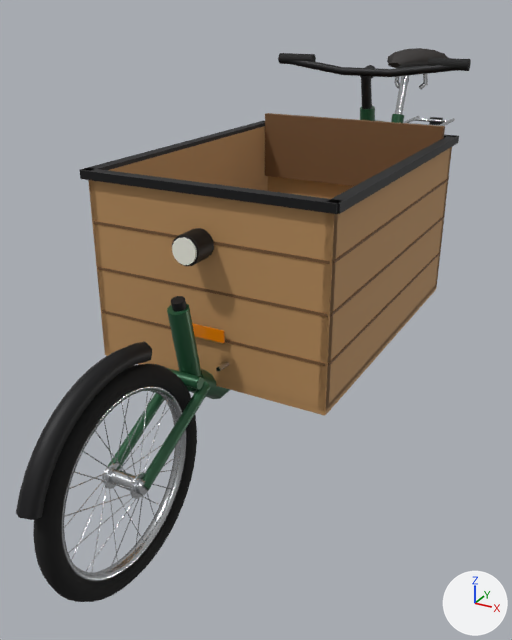
One commit to the glTF model data/models/bikes/longjohn/longjohn.glb: the scene before it, then after it.
Rendered twice from a camera (50 mm lens) standing at (0.83, -1.92, 1.15) and looking at (-0.15, -0.15, 0.27). Lighting does not change. The marker at lower right points along +X, +Y and +Z. The older version comes first. Where no turn or scale is listed for an object, it has been applied to the vertices. Vertices at exactly the same position are counted once.

Objects in the first picture: 'bar', 'fork', 'frame', 'light_front', 'wheel_front' and 1 more.
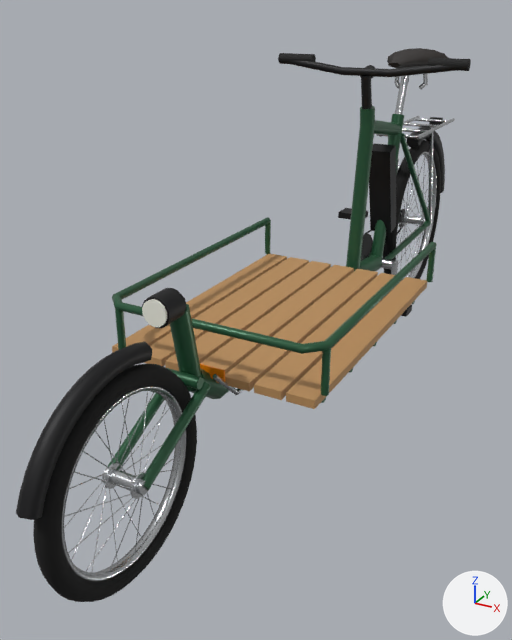
Location of each change, [x1, y1, x2, y2] in pixels of the pictures (512 x 640 px; the box of a moved part takes in the faces that stretch with it):
'frame', reshaped (9% narrower)
    before: [80, 48, 459, 416]
    after: [112, 48, 455, 409]
'light_front', moved
    before: [172, 228, 214, 266]
    after: [142, 288, 186, 328]
part 1 of me_frame, added
    after: [265, 221, 271, 254]
part 2 of me_frame, added
    after: [115, 308, 126, 350]
part 3 of me_frame, added
    after: [321, 348, 331, 396]
part 4 of me_frame, added
    after: [426, 247, 436, 282]
part 5 of me_frame, added
    after: [112, 254, 287, 353]
part 6 of me_frame, added
    after: [144, 257, 309, 366]
part 7 of me_frame, added (orange)
    after: [165, 261, 331, 371]
part 8 of me_frame, added (orange)
    after: [200, 265, 354, 383]
part 9 of me_frame, added (orange)
    after: [225, 269, 378, 391]
part 10 of me_frame, added (orange)
    after: [254, 273, 402, 400]
part 11 of me_frame, added (orange)
    after: [286, 277, 427, 409]
part 12 of me_frame, moved or reshaped
    before: [192, 323, 225, 343]
    after: [200, 364, 225, 382]
part 13 of me_frame, rebuilt
    before: [216, 361, 229, 372]
    after: [213, 374, 243, 395]
part 14 of me_frame, added
    after: [112, 217, 437, 354]
part 15 of me_frame, deleted
    before: [80, 113, 459, 416]
part 16 of me_frame, deleted
    before: [88, 126, 452, 412]
'wheel_rear', unchanged, uncovered by the edit
    after: [383, 140, 441, 279]

Patch to the scene script:
```diff
--- a/data/models/bikes/longjohn/longjohn.glb.py
+++ b/data/models/bikes/longjohn/longjohn.glb.py
@@ me_frame @@
 # used by ob_frame; location = (0.0, 0.0, 0.0)
-me_frame.from_pydata(...)  # 794 vertices, 1396 faces; spans x -0.32..0.32, y -0.78..1.36, z 0.18..1.02
+me_frame.from_pydata(...)  # 892 vertices, 1596 faces; spans x -0.3..0.3, y -0.78..1.36, z 0.18..1.02
+# me_frame part 1: a new loose piece, an 8-sided cylinder along z spanning x -0.3..-0.28, y 0.19..0.21, z 0.36..0.48, in mat_paint (dark green #2a5c3d)
+# me_frame part 2: a new loose piece, an 8-sided cylinder along z spanning x -0.26..-0.24, y -0.67..-0.65, z 0.36..0.48, in mat_paint (dark green #2a5c3d)
+# me_frame part 3: a new loose piece, an 8-sided cylinder along z spanning x 0.28..0.3, y -0.63..-0.61, z 0.36..0.48, in mat_paint (dark green #2a5c3d)
+# me_frame part 4: a new loose piece, an 8-sided cylinder along z spanning x 0.28..0.3, y 0.19..0.21, z 0.36..0.48, in mat_paint (dark green #2a5c3d)
+# me_frame part 5: a new loose piece, a box spanning x -0.284..-0.213, y -0.66..0.2, z 0.339..0.361, in mat_wood (orange #b98d5c)
+# me_frame part 6: a new loose piece, a box spanning x -0.201..-0.13, y -0.66..0.2, z 0.339..0.361, in mat_wood (orange #b98d5c)
+# me_frame part 7: a new loose piece, a box spanning x -0.118..-0.047, y -0.66..0.2, z 0.339..0.361, in mat_wood (orange #b98d5c)
+# me_frame part 8: a new loose piece, a box spanning x -0.035..0.035, y -0.66..0.2, z 0.339..0.361, in mat_wood (orange #b98d5c)
+# me_frame part 9: a new loose piece, a box spanning x 0.047..0.118, y -0.66..0.2, z 0.339..0.361, in mat_wood (orange #b98d5c)
+# me_frame part 10: a new loose piece, a box spanning x 0.13..0.201, y -0.66..0.2, z 0.339..0.361, in mat_wood (orange #b98d5c)
+# me_frame part 11: a new loose piece, a box spanning x 0.213..0.284, y -0.66..0.2, z 0.339..0.361, in mat_wood (orange #b98d5c)
+# me_frame part 12: the loose piece of 8 vertices spanning x -0.06..0.06, y -0.67, z 0.46..0.48 is moved by (0.0, 0.0, -0.1)
+# me_frame part 13: the loose piece of 12 vertices spanning x 0.05..0.07, y -0.7..0.28, z 0.32..0.41 is rebuilt with 18 vertices and now spans x 0.04..0.07, y -0.7..0.28, z 0.29..0.38
+# me_frame part 14: a new loose piece of 48 vertices spanning x -0.3..0.3, y -0.67..0.2, z 0.47..0.49, in mat_paint (dark green #2a5c3d)
+# me_frame part 15: 13 loose pieces with 104 vertices, spanning x -0.32..0.32, y -0.68..0.23, z 0.33..0.84, are deleted
+# me_frame part 16
+# 52 vertices are removed from x -0.31..0.31, y -0.66..0.22, z 0.34..0.8
+# 84 faces are deleted
+# other edits to the shape of me_frame do not show in these pictures
 me_frame.materials.append(mat_paint)
@@ me_frame @@
 me_frame.materials.append(mat_wood)
-me_frame.materials.append(mat_wood_dark)  # brown #735130
 me_frame.materials.append(mat_reflector)
@@ ob_light_front @@
 ob_light_front = bpy.data.objects.new('light_front', me_light_front)
-ob_light_front.location = (0.0, -0.695, 0.68)
+ob_light_front.location = (0.0, -0.81, 0.58)
```
